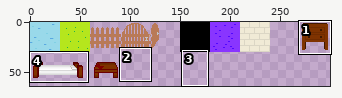
Two states of a sprite sheet, app/static/tilesheet.png. Above: a wide view before the commit, with the close-up outlined.
Close-up. Earlier state:
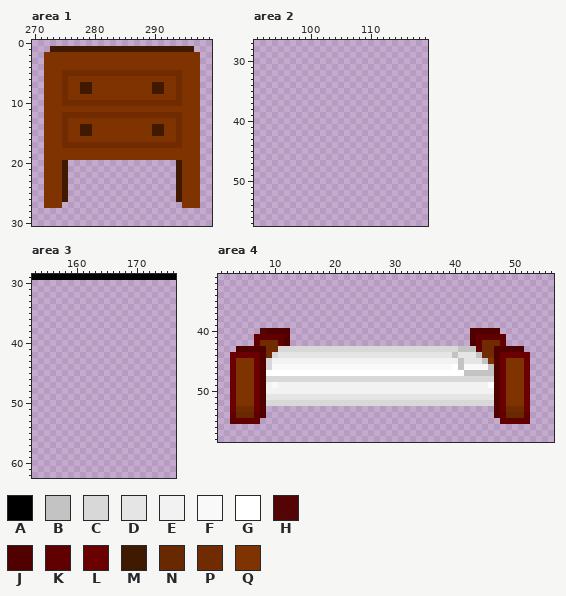
The file is 300x300 pixels. Pixels under 10% opacity are left out. Colours within 5 levels of each other are drawn and written as one. Shown: area 1: x 270..299, y 0..30; area 2: x 91..119, y 27..57; area 3: x 153..176, y 29..62; area 4: x 1..56, y 31..58. The wide view leaves out empty margins. The commit also changed other parts of the picture, which this record leaves out.
Palette (. is transparent): A #000000  B #c3c3c3  C #d8d8d8  D #e5e5e5  E #f2f2f2  F #f9f9f9  G #ffffff  H #510000f8  J #510000  K #600000  L #6b0000  M #3f1900  N #682900  P #702c00  Q #7f3300
Pixels before, area 1, first column x 272:
 1 .MMMMMMMMMMMMMMMMMMMMMMMM.
 2 QQQQQQQQQQQQQQQQQQQQQQQQQQ
 3 QQQQQQQQQQQQQQQQQQQQQQQQQQ
 4 QQQQQQQQQQQQQQQQQQQQQQQQQQ
 5 QQQPPPPPPPPPPPPPPPPPPPPQQQ
 6 QQQPQQQQQQQQQQQQQQQQQQPQQQ
 7 QQQPQQMMQQQQQQQQQQMMQQPQQQ
 8 QQQPQQMMQQQQQQQQQQMMQQPQQQ
 9 QQQPQQQQQQQQQQQQQQQQQQPQQQ
10 QQQPPPPPPPPPPPPPPPPPPPPQQQ
11 QQQQQQQQQQQQQQQQQQQQQQQQQQ
12 QQQPPPPPPPPPPPPPPPPPPPPQQQ
13 QQQPQQQQQQQQQQQQQQQQQQPQQQ
14 QQQPQQMMQQQQQQQQQQMMQQPQQQ
15 QQQPQQMMQQQQQQQQQQMMQQPQQQ
16 QQQPQQQQQQQQQQQQQQQQQQPQQQ
17 QQQPPPPPPPPPPPPPPPPPPPPQQQ
18 QQQQQQQQQQQQQQQQQQQQQQQQQQ
19 QQQQQQQQQQQQQQQQQQQQQQQQQQ
20 QQQM..................MQQQ
21 QQQM..................MQQQ
22 QQQM..................MQQQ
23 QQQM..................MQQQ
24 QQQM..................MQQQ
25 QQQM..................MQQQ
26 QQQM..................MQQQ
27 QQQ....................QQQ
Pixels before, area 3, first column x 153:
29 AAAAAAAAAAAAAAAAAAAAAAAA
Pixels before, area 4, first column x 3:
40 .....HJJJJ..............................JJJJJ.....
41 ....KKKKKJ..............................JKKKKK....
42 ....KPPPKJ..............................JKPPPK....
43 .JJJJJPPCCCCCCCCCCCCCCCCCCCCCCCCCCCCCCBBBKPPJJJJJ.
44 LLLLLJPCDDDDDDDDDDDDDDDDDDDDDDDDDDDDDBDDDBPPJLLLLL
45 LQQQLJCEEEEEEEEEEEEEEEEEEEEEEEEEEEEEEEBDDDBQJLQQQL
46 LQQQLJCFFFFFFFFFFFFFFFFFFFFFFFFFFFFFFGBFFFFBJLQQQL
47 LQQQLJGGGGGGGGGGGGGGGGGGGGGGGGGGGGGGGGGBBBBBJLQQQL
48 LQQQLJCCCCCCCCCCCCCCCCCCCCCCCCCCCCCCCCCCCCCCJLQQQL
49 LQQQLJEFEEEEEEEEEEEEEEEEEEEEEEEEEEEEEEEEEEEGJLQQQL
50 LQQQLJEEEEEEEEEEEEEEEEEEEEEEEEEEEEEEEEEEEEEEJLQQQL
51 LQQQLJDDDDDDDDDDDDDDDDDDDDDDDDDDDDDDDDDDDDDDJLQQQL
52 LQQQLJCCCCCCCCCCCCCCCCCCCCCCCCCCCCCCCCCCCCCCJLQQQL
53 LPPPLJ......................................JLPPPL
54 KNNNKJ......................................JKNNNK
55 KKKKK........................................KKKKK
Now the later version:
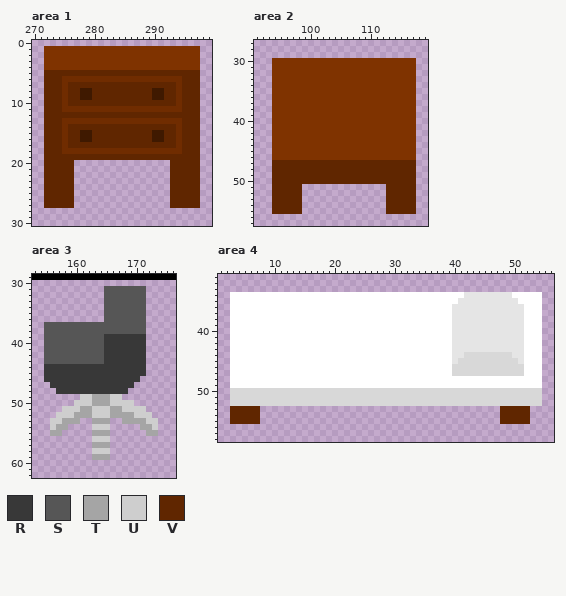
Colours new in this view: R #383838  S #565656  T #a5a5a5  U #cecece  V #602600
The edit:
Changed rows in their new state; - is an unchanged pixel.
Area 1:
first column x 272:
 1 QQQQQQQQQQQQQQQQQQQQQQQQQQ
first column x 272:
 5 VVVVVVVVVVVVVVVVVVVVVVVVVV
 6 VVV-PPPPPPPPPPPPPPPPPP-VVV
 7 VVV-VVVVVVVVVVVVVVVVVV-VVV
 8 VVV-VV--VVVVVVVVVV--VV-VVV
 9 VVV-VVMMVVVVVVVVVVMMVV-VVV
10 VVV-VVVVVVVVVVVVVVVVVV-VVV
11 VVVPPPPPPPPPPPPPPPPPPPPVVV
12 VVVVVVVVVVVVVVVVVVVVVVVVVV
13 VVV-PPPPPPPPPPPPPPPPPP-VVV
14 VVV-VVVVVVVVVVVVVVVVVV-VVV
15 VVV-VV--VVVVVVVVVV--VV-VVV
16 VVV-VVMMVVVVVVVVVVMMVV-VVV
17 VVV-VVVVVVVVVVVVVVVVVV-VVV
18 VVVPPPPPPPPPPPPPPPPPPPPVVV
19 VVVVVVVVVVVVVVVVVVVVVVVVVV
20 VVVVV----------------VVVVV
21 VVVVV----------------VVVVV
22 VVVVV----------------VVVVV
23 VVVVV----------------VVVVV
24 VVVVV----------------VVVVV
25 VVVVV----------------VVVVV
26 VVVVV----------------VVVVV
27 VVVVV----------------VVVVV
Area 2:
first column x 94:
30 QQQQQQQQQQQQQQQQQQQQQQQQ
31 QQQQQQQQQQQQQQQQQQQQQQQQ
32 QQQQQQQQQQQQQQQQQQQQQQQQ
33 QQQQQQQQQQQQQQQQQQQQQQQQ
34 QQQQQQQQQQQQQQQQQQQQQQQQ
35 QQQQQQQQQQQQQQQQQQQQQQQQ
36 QQQQQQQQQQQQQQQQQQQQQQQQ
37 QQQQQQQQQQQQQQQQQQQQQQQQ
38 QQQQQQQQQQQQQQQQQQQQQQQQ
39 QQQQQQQQQQQQQQQQQQQQQQQQ
40 QQQQQQQQQQQQQQQQQQQQQQQQ
41 QQQQQQQQQQQQQQQQQQQQQQQQ
42 QQQQQQQQQQQQQQQQQQQQQQQQ
43 QQQQQQQQQQQQQQQQQQQQQQQQ
44 QQQQQQQQQQQQQQQQQQQQQQQQ
45 QQQQQQQQQQQQQQQQQQQQQQQQ
46 QQQQQQQQQQQQQQQQQQQQQQQQ
47 VVVVVVVVVVVVVVVVVVVVVVVV
48 VVVVVVVVVVVVVVVVVVVVVVVV
49 VVVVVVVVVVVVVVVVVVVVVVVV
50 VVVVVVVVVVVVVVVVVVVVVVVV
51 VVVVV--------------VVVVV
52 VVVVV--------------VVVVV
53 VVVVV--------------VVVVV
54 VVVVV--------------VVVVV
55 VVVVV--------------VVVVV
Area 3:
first column x 155:
31 ----------SSSSSSS--
32 ----------SSSSSSS--
33 ----------SSSSSSS--
34 ----------SSSSSSS--
35 ----------SSSSSSS--
36 ----------SSSSSSS--
37 SSSSSSSSSSSSSSSSS--
38 SSSSSSSSSSSSSSSSS--
39 SSSSSSSSSSRRRRRRR--
40 SSSSSSSSSSRRRRRRR--
41 SSSSSSSSSSRRRRRRR--
42 SSSSSSSSSSRRRRRRR--
43 SSSSSSSSSSRRRRRRR--
44 RRRRRRRRRRRRRRRRR--
45 RRRRRRRRRRRRRRRRR--
46 RRRRRRRRRRRRRRRR---
47 -RRRRRRRRRRRRRR----
48 --RRRRRRRRRRRR-----
49 ------UUTTTUU------
50 -----UUUTTTUUUU----
51 ---UUUTTUUUTTUUUU--
52 --UUUTTTUUUTTTTUUU-
53 -UUTTT--TTT--TTTTUU
54 -UTT----UUU-----TTU
55 -TT-----TTT------TT
56 --------UUU--------
57 --------TTT--------
58 --------UUU--------
59 --------TTT--------
Area 4:
first column x 3:
34 GGGGGGGGGGGGGGGGGGGGGGGGGGGGGGGGGGGGGGGDDDDDDDDGGGGG
35 GGGGGGGGGGGGGGGGGGGGGGGGGGGGGGGGGGGGGGDDDDDDDDDDGGGG
36 GGGGGGGGGGGGGGGGGGGGGGGGGGGGGGGGGGGGGDDDDDDDDDDDDGGG
37 GGGGGGGGGGGGGGGGGGGGGGGGGGGGGGGGGGGGGDDDDDDDDDDDDGGG
38 GGGGGGGGGGGGGGGGGGGGGGGGGGGGGGGGGGGGGDDDDDDDDDDDDGGG
39 GGGGGGGGGGGGGGGGGGGGGGGGGGGGGGGGGGGGGDDDDDDDDDDDDGGG
40 GGGGGGGGGGGGGGGGGGGGGGGGGGGGGGGGGGGGGDDDDDDDDDDDDGGG
41 GGGGGGGGGGGGGGGGGGGGGGGGGGGGGGGGGGGGGDDDDDDDDDDDDGGG
42 GGGGGGGGGGGGGGGGGGGGGGGGGGGGGGGGGGGGGDDDDDDDDDDDDGGG
43 GGGGGGGGGGGGGGGGGGGGGGGGGGGGGGGGGGGGGDDDDDDDDDDDDGGG
44 GGGGGGGGGGGGGGGGGGGGGGGGGGGGGGGGGGGGGD-CCCCCCCCDDGGG
45 GGGGGGGGGGGGGGGGGGGGGGGGGGGGGGGGGGGGGDCCCCCCCCCCDGGG
46 GGGGGGGGGGGGGGGGGGGGGGGGGGGGGGGGGGGGGCCCCCCCCCCCCGGG
47 GGGGGG-------------------------------CCCCCCCCCCCCGGG
48 GGGGGGGGGGGGGGGGGGGGGGGGGGGGGGGGGGGGGGGGGGGGGGGGGGGG
49 GGGGGGGGGGGGGGGGGGGGGGGGGGGGGGGGGGGGGGGGGGG-GGGGGGGG
50 CCCCCCCCCCCCCCCCCCCCCCCCCCCCCCCCCCCCCCCCCCCCCCCCCCCC
51 CCCCCCCCCCCCCCCCCCCCCCCCCCCCCCCCCCCCCCCCCCCCCCCCCCCC
52 CCCCCC--------------------------------------CCCCCCCC
53 VVVVV.--------------------------------------.VVVVV--
54 VVVVV.--------------------------------------.VVVVV--
55 VVVVV----------------------------------------VVVVV--
